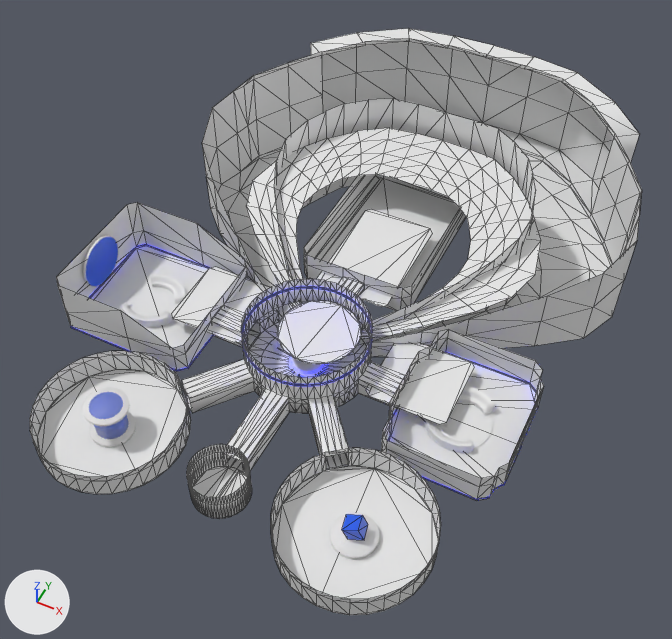
The glTF model public/worlds/SILIQ.glb as it was, and as the next commit left it.
Rendered twice from a 50 mm camera at (256.0, -478.0, 653.0) aimed at (-13.0, 60.0, -20.0). The lights are fixed; the arrows at lower left show +X, +Y and +Z. The picture after the commit comes second. Mesh edges are drawn as thin lines on the coarser meshes. Where no turn or scale is listed for an object, it has been applied to the vertices. Vertices at exactly the same position are counted once.

Names of what the first picture shows: 'シーリング', '円柱', '円柱.007', '円柱.009', '円柱.012', '円柱.013', '円柱.015', '円柱.016', '円柱.017', '平面.001', '平面.002', '平面.003' and 6 more.
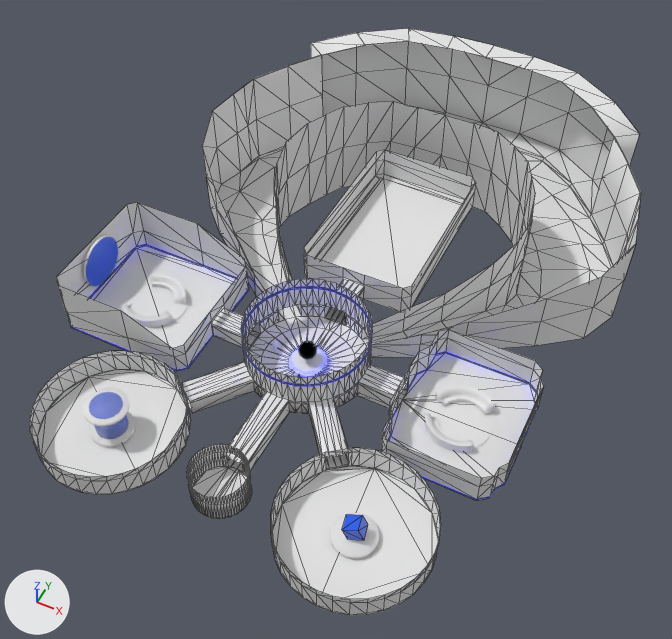
Commit message: replace SILIQ world asset

Scene script edits in JSON lines:
```json
{"block": "me_円柱_003", "where": "# used by ob_円柱; location = (0.0, -15.0, -11.0)"}
{"op": "remove", "block": "me_円柱_003", "code": "me_円柱_003.from_pydata(...)  # 1322 vertices, 2304 faces; spans x -230.0..224.0, y -202.0..456.0, z -29.0..85.0"}
{"op": "add", "block": "me_円柱_003", "code": "me_円柱_003.from_pydata(...)  # 1322 vertices, 2304 faces; spans x -230.0..224.0, y -202.0..456.0, z -29.0..82.0"}
{"block": "me_円柱_003", "change": "me_円柱_003 part 1: 145 of the vertices in x -230.0..224.0, y -130.0..430.0, z 15.0..85.0 are moved by (0.0, 0.0, -4.0)"}
{"op": "remove", "block": "ob_シーリング", "code": ["ob_シーリング = bpy.data.objects.new('シーリング', me_平面_005)", "ob_シーリング.location = (0.0, 0.0, 0.0)"]}
```

Changed parts and their boxes (x1, y1, x2, y2) in the pictures (672 x 639 px; the box of a moved part takes in the faces that stretch with it):
```json
{"object": "円柱", "change": "reshaped", "before": [30, 28, 642, 615], "after": [30, 28, 641, 615]}
{"object": "シーリング", "change": "deleted", "before": [171, 128, 541, 424]}
{"part": 1, "of": "me_円柱_003", "change": "moved or reshaped", "before": [182, 38, 642, 463], "after": [182, 41, 641, 464]}
```
